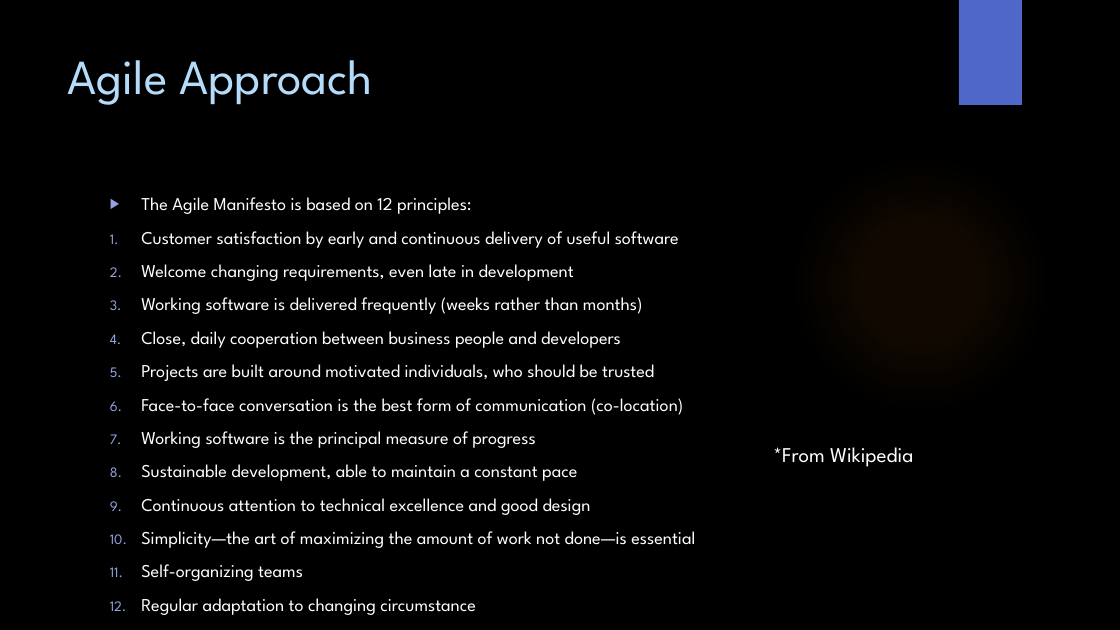
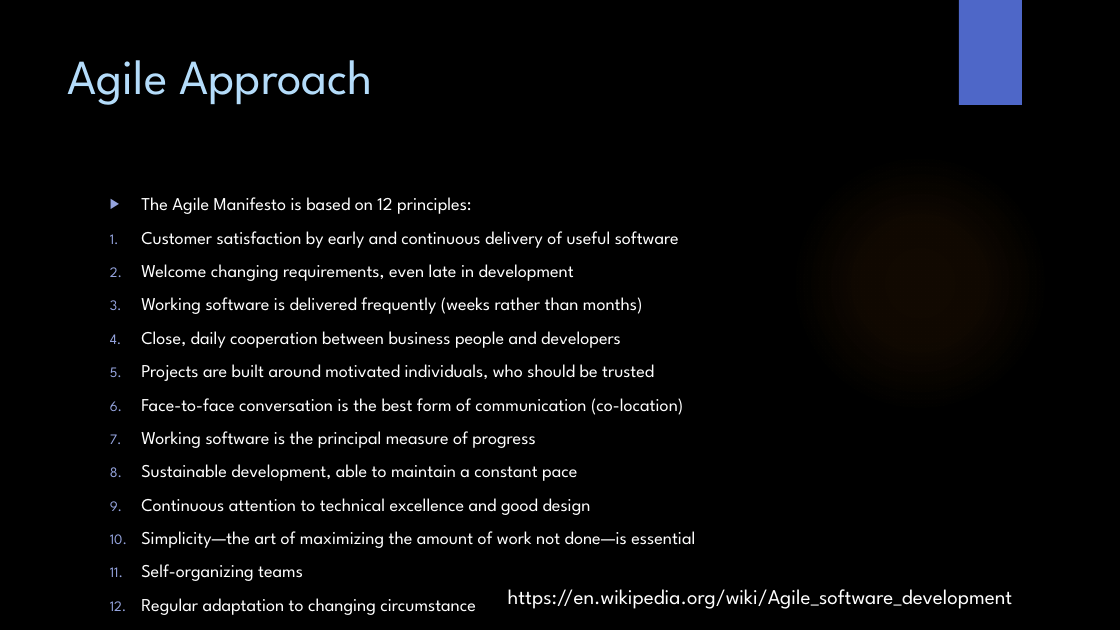
Before and after one commit to WitsSoftDev/SoftDev2016, a slide deck: slide 11 of Session 2/Softdev Session 2 2016.pptx. Drawn at 1120x630 pixels with LibreOffice and Linux fonts; fonts in the diff are those of the drawing; background and template pictures are left out. Boxes give left, top, right and bottom in pixels: in the first picture for what was removed or moved away, otherwise in the second. Text is boxed around its words. In the diff, an @@ line names an element or a change of style, - is before the commit and + after.

```diff
--- a/Session 2/Softdev Session 2 2016.pptx
+++ b/Session 2/Softdev Session 2 2016.pptx
@@ text at box(508, 589, 1013, 609): text changed @@
-*From Wikipedia
+https://en.wikipedia.org/wiki/Agile_software_development
```
Also in this commit, not shown: 12 other slides changed, 6 slides added.
